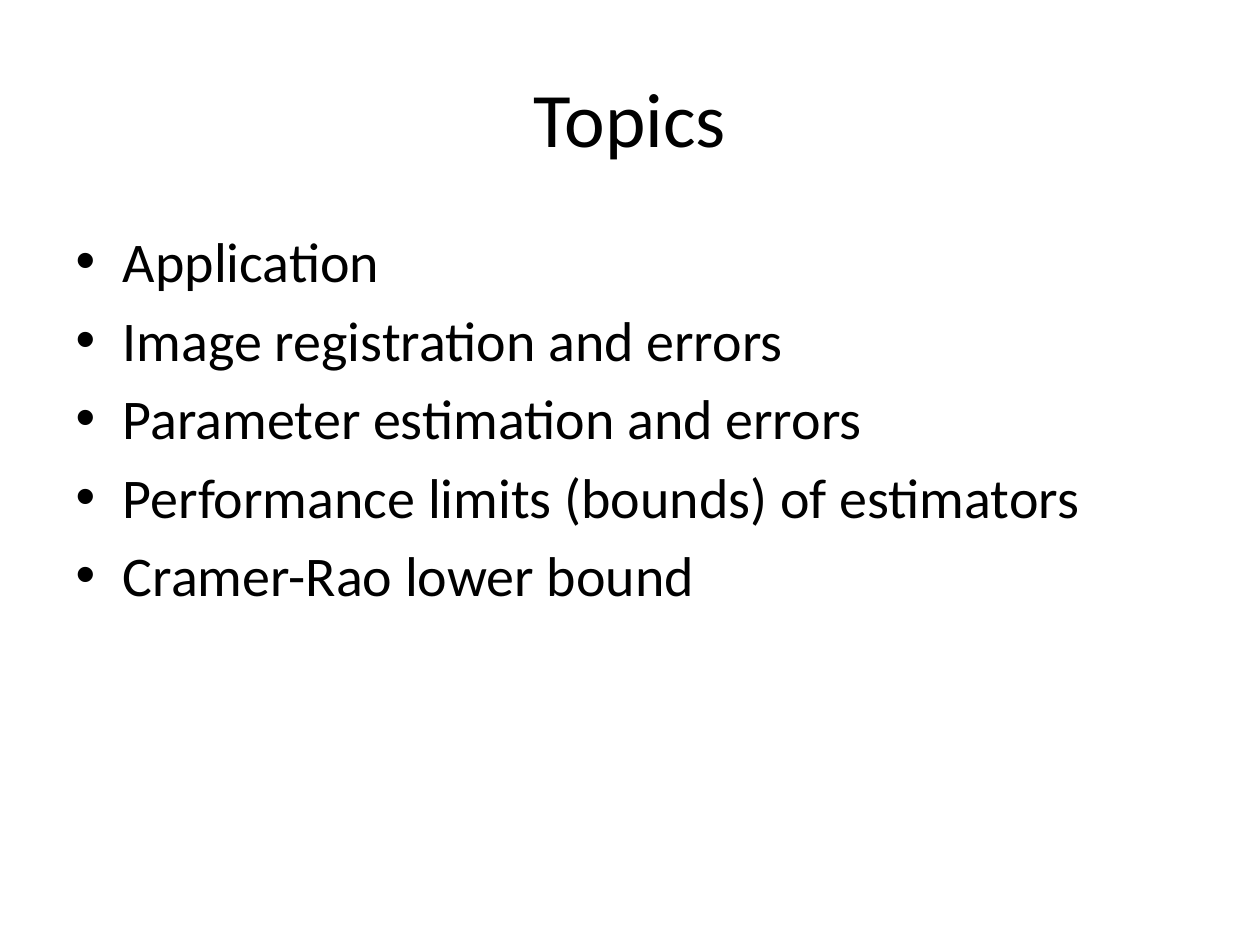
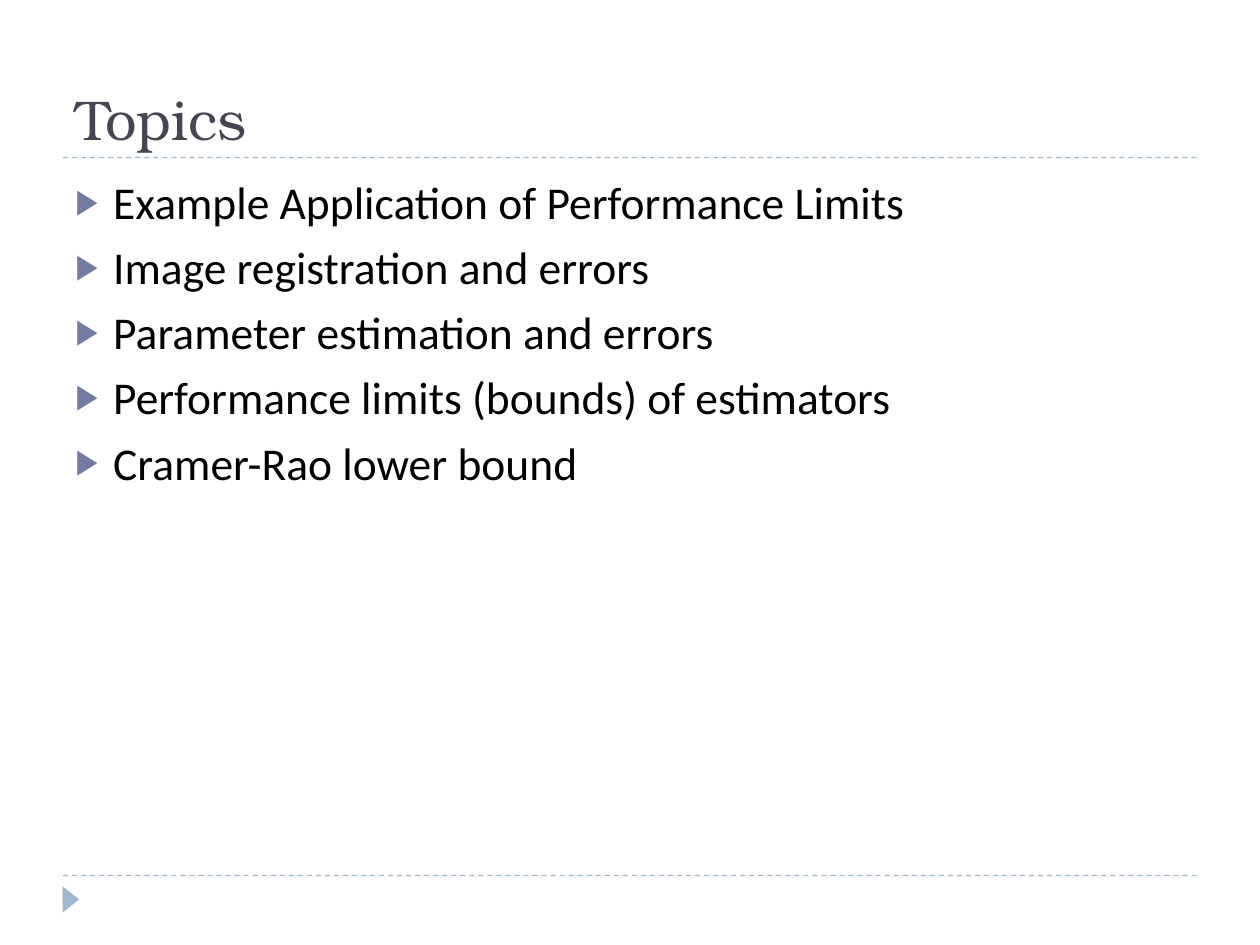
Before and after one commit to josh-gleason/CS679, a slide deck: slide 2 of Presentation/CS679Presentation2.pptx. Drawn at 1260x945 pixels with LibreOffice and Linux fonts; fonts in the diff are those of the drawing. Boxes give left, top, right and bottom in pixels: in the first picture for what was removed or moved away, otherwise in the second. Text is boxed around its words. In the diff, an @@ line names an element or a change of style, - is before the commit and + after.

```diff
--- a/Presentation/CS679Presentation2.pptx
+++ b/Presentation/CS679Presentation2.pptx
@@ title "Topics": place and size @@
-title "Topics" at [534,94,726,160]
+title "Topics" at [75,101,246,153]
@@ title "Topics" at [75,101,246,153]: size 44 to 32 pt, font Calibri to TeX Gyre Bonum, text colour #000000 to #464653; alignment centre to left; vertical alignment middle to bottom @@
@@ text "Example Application of Performance Limits": place and size @@
-text "Example Application of Performance Limits" at [123,243,1079,597]
+text "Example Application of Performance Limits" at [113,187,904,481]
@@ line added from (63, 158) to (1197, 158), #9FB8CD 0.75 pt dashed @@
@@ text at [113,187,904,227]: text changed; size 32 to 26 pt @@
-• Application
+▶ Example Application of Performance Limits
@@ text at [113,252,890,481]: size 32 to 26 pt in "Image registration and errors", "Parameter estimation and errors", "Performance limits (bounds) of estimators", "Cramer-Rao lower bound"; bullet • to ▶ @@
@@ line added from (63, 876) to (1197, 876), #9FB8CD 0.75 pt dashed @@
@@ triangle added at [63,886,79,912], fill #9FB8CD @@
```
Also in this commit, not shown: 12 other slides changed, 1 slide added, 1 slide removed.
